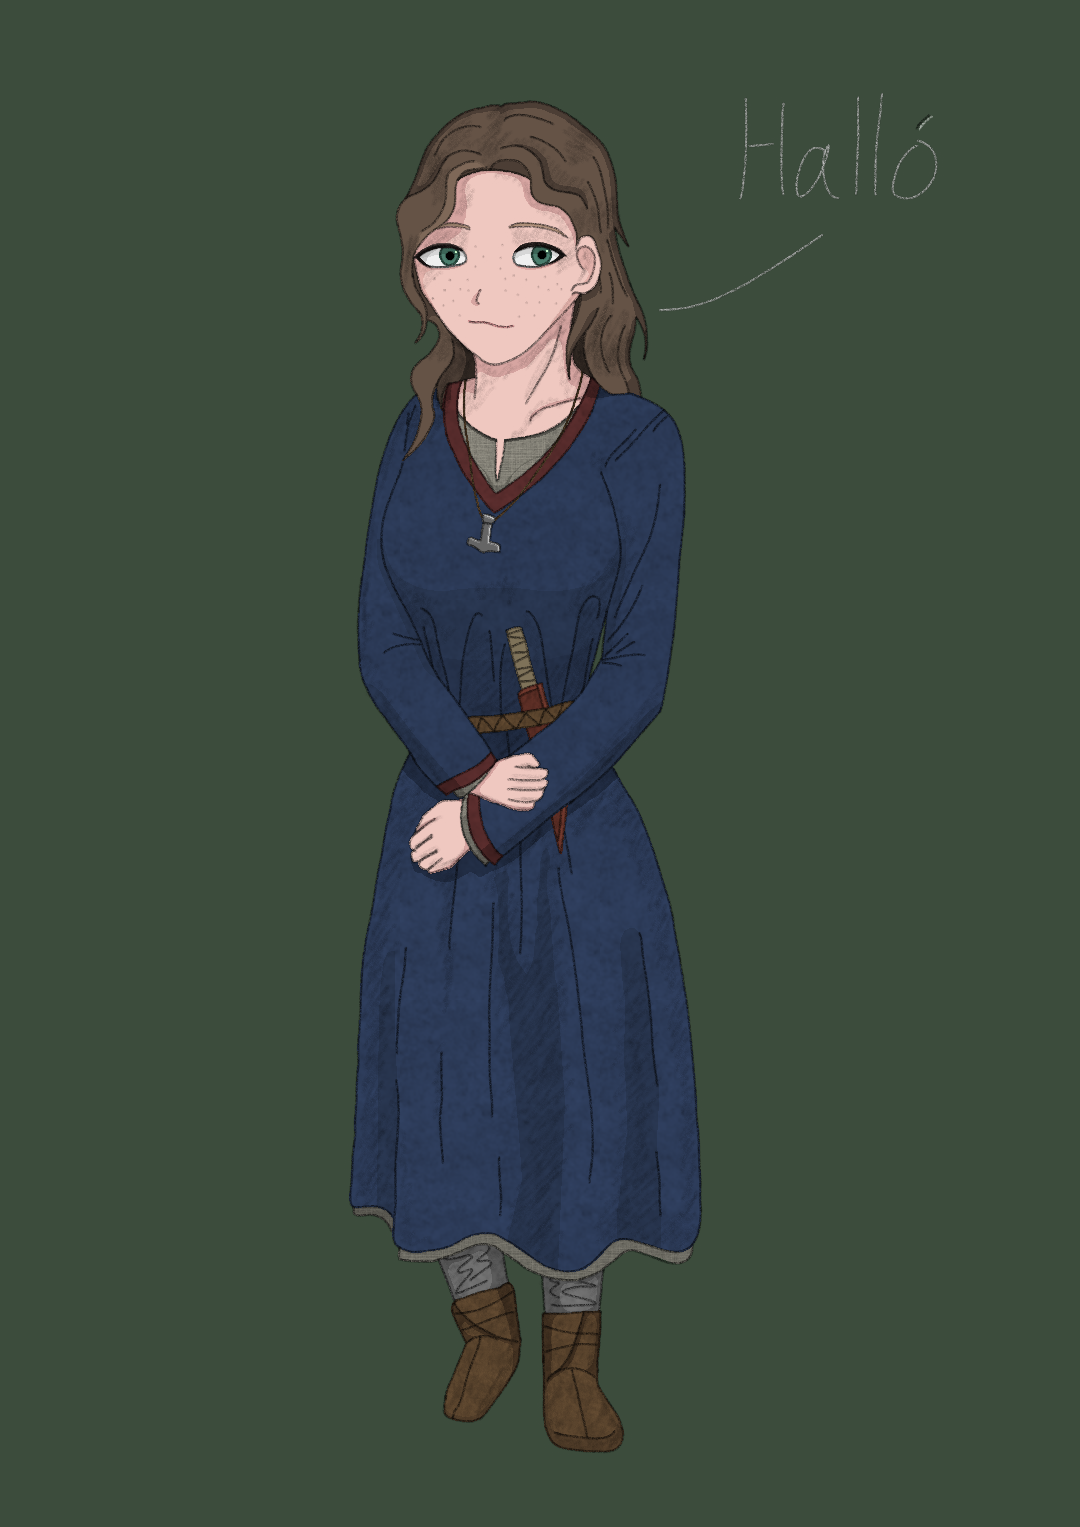
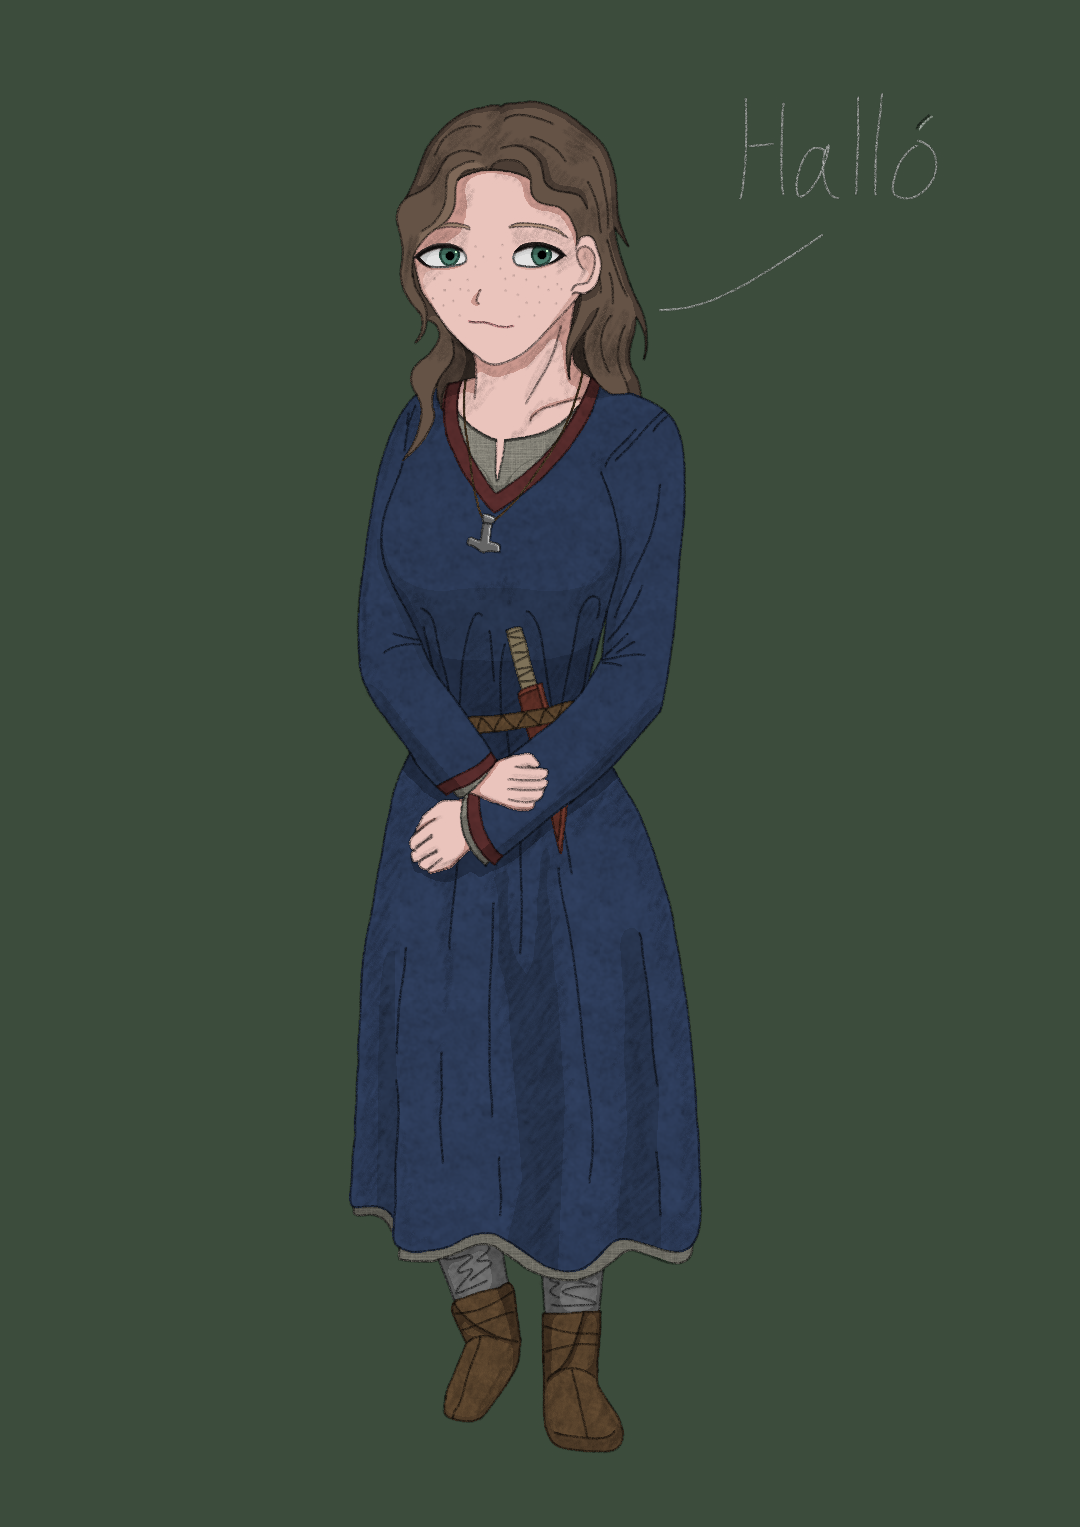
Comparing the layer stacks of the two w=1080, h=1527 images. Changes:
painted on "color" over box(380, 171, 621, 874)